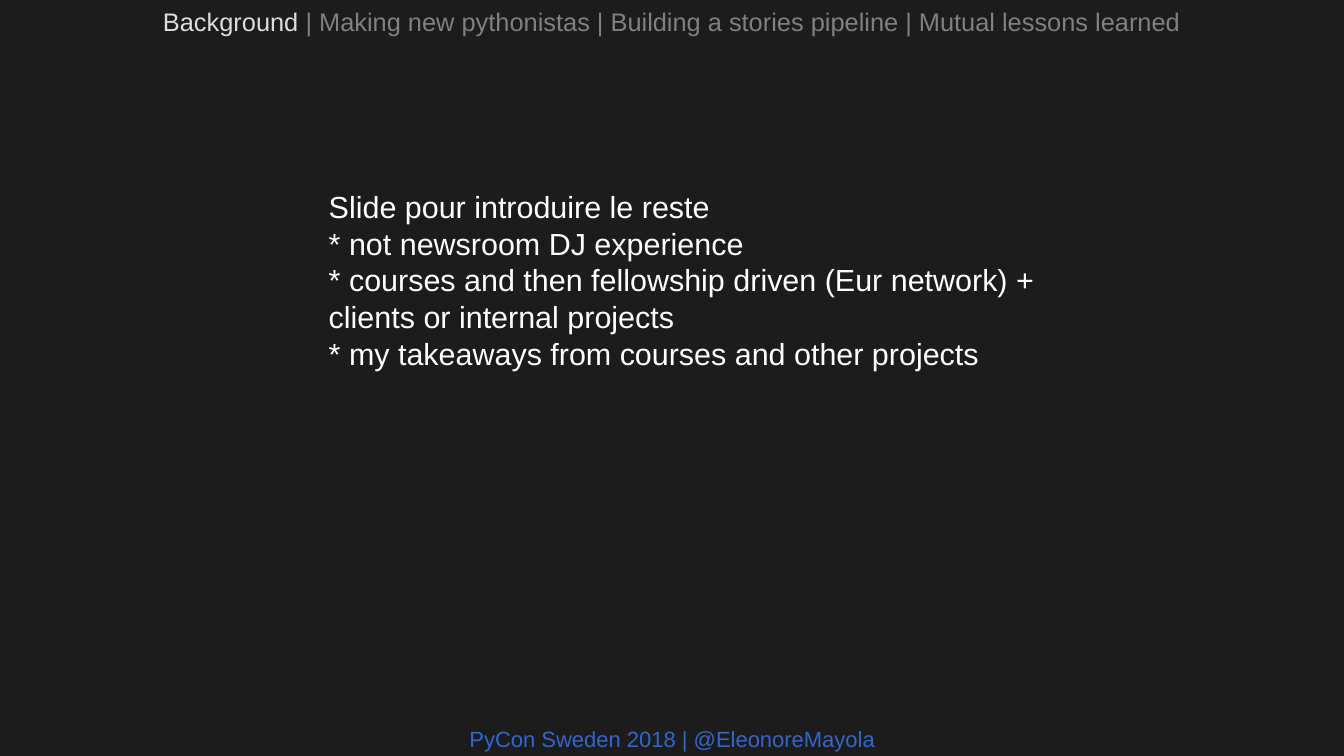
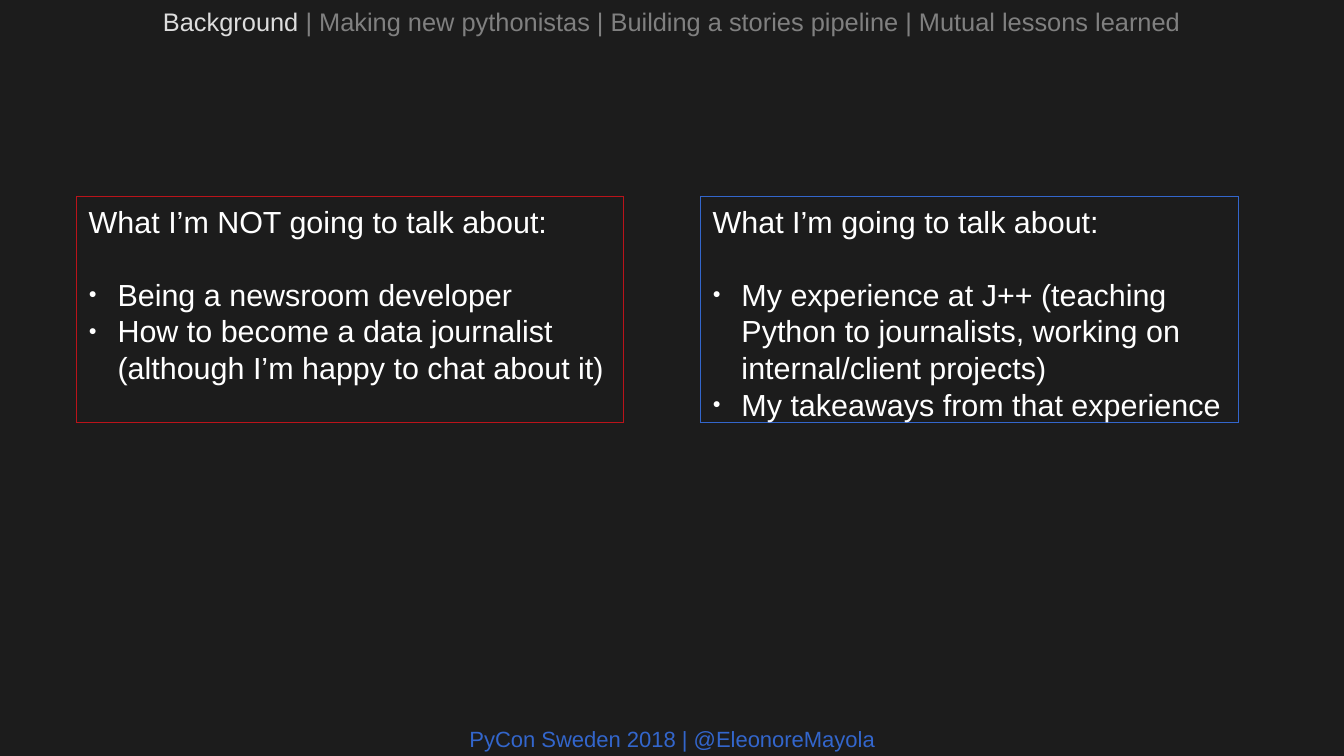
Before and after one commit to Eleonore9/-pyconse18, a slide deck: slide 8 of pyconse2018.odp. Drawn at 1344x756 pixels with LibreOffice and Linux fonts; fonts in the diff are those of the drawing. Boxes give left, top, right and bottom in pixels: in the first picture for what was removed or moved away, otherwise in the second. Text is boxed around its words. In the diff, an @@ line names an element or a change of style, - is before the commit and + after.

Commit message:
Introduce projects

```diff
--- a/pyconse2018.odp
+++ b/pyconse2018.odp
@@ rectangle added at (77,196,624,422), outline #BA131A 0 pt, 18 pt, text #FFFFFF @@
+What I’m NOT going to talk about:
+● Being a newsroom developer
+● How to become a data journalist (although I’m happy to chat about it)
@@ text removed at (329,196,1008,371) @@
-Slide pour introduire le reste
-* not newsroom DJ experience
-* courses and then fellowship driven (Eur network) + clients or internal projects
-* my takeaways from courses and other projects
@@ rectangle added at (701,196,1239,422), outline #3366CC 0 pt, 18 pt, text #FFFFFF @@
+What I’m going to talk about:
+● My experience at J++ (teaching Python to journalists, working on internal/client projects)
+● My takeaways from that experience
```
Also in this commit, not shown: 1 other file.
